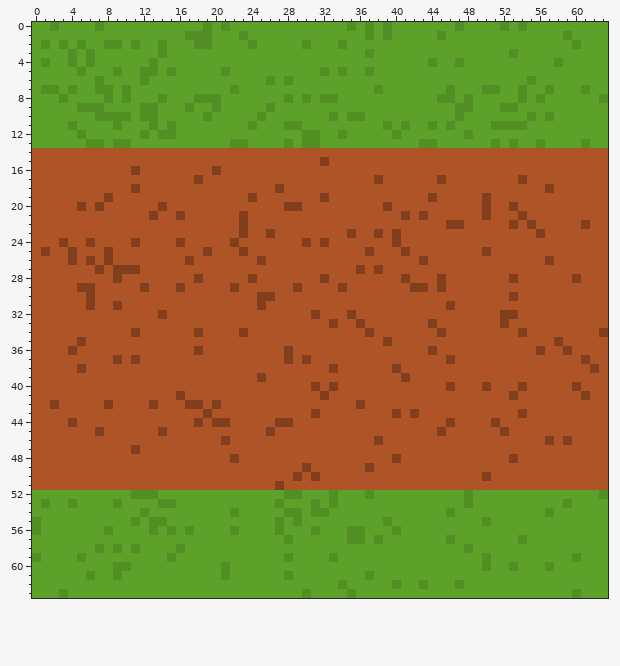
Two states of a pixel-art sprite, Assets/Sprites/path_02.png. Above: the version before the commit.
The file is 64x64 pixels.
The result:
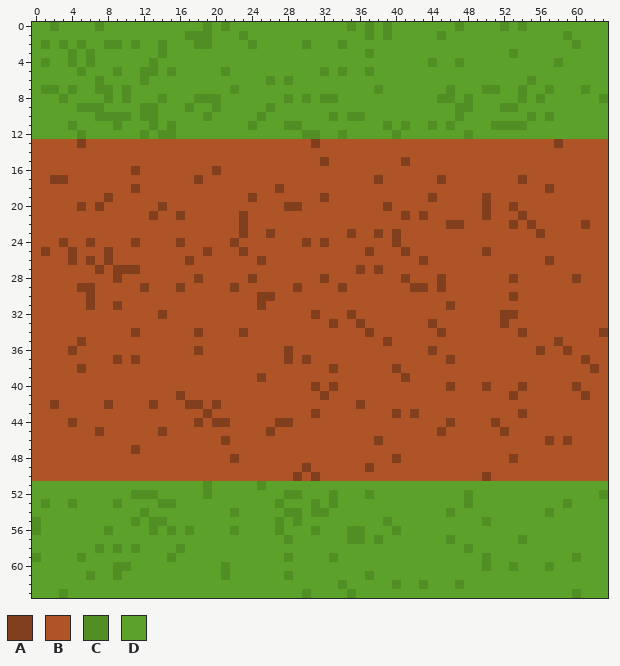
Palette (. is transparent): A #823f1e  B #ae5427  C #518f25  D #5ba12a
Commit: add turning path tiles
From old to new:
Changed rows in their new state; - is an unchanged pixel.
first column x 0:
13 BBBBBABBBBBBBBBBBBBBBBBBBBBBBBBABBBBBBBBBBBBBBBBBBBBBBBBBBABBBBB
15 -----------------------------------------A----------------------
17 --AA------------------------------------------------------------
first column x 0:
51 DDDDDDDDDDDDDDDDDDDCDDDDDCDDDDDDDDDDDDDDDDDDDDDDDDDDDDDDDDDDDDDD
52 -------------------C--------------------------------------------
Where, in picture pixels (left, top, right, bottom), the same in both pictures:
changed: (32, 139, 608, 184)
changed: (32, 481, 608, 499)
